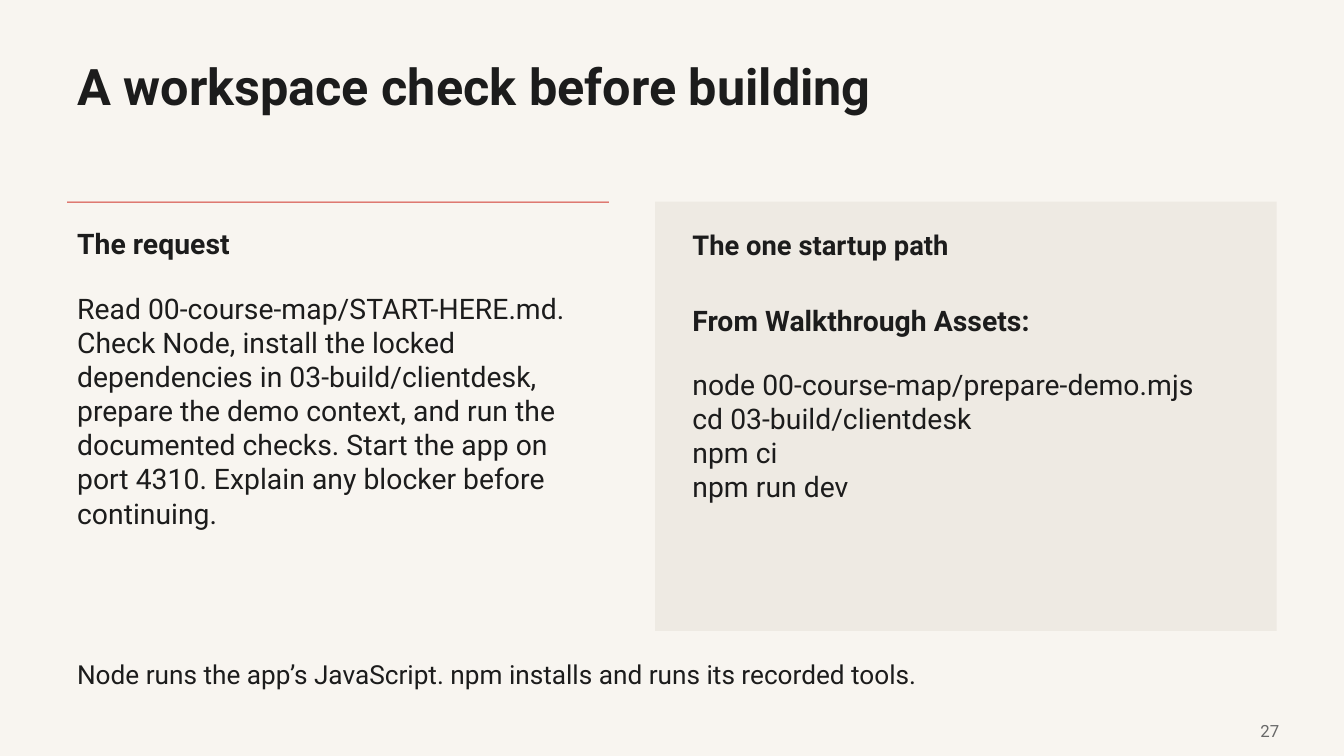
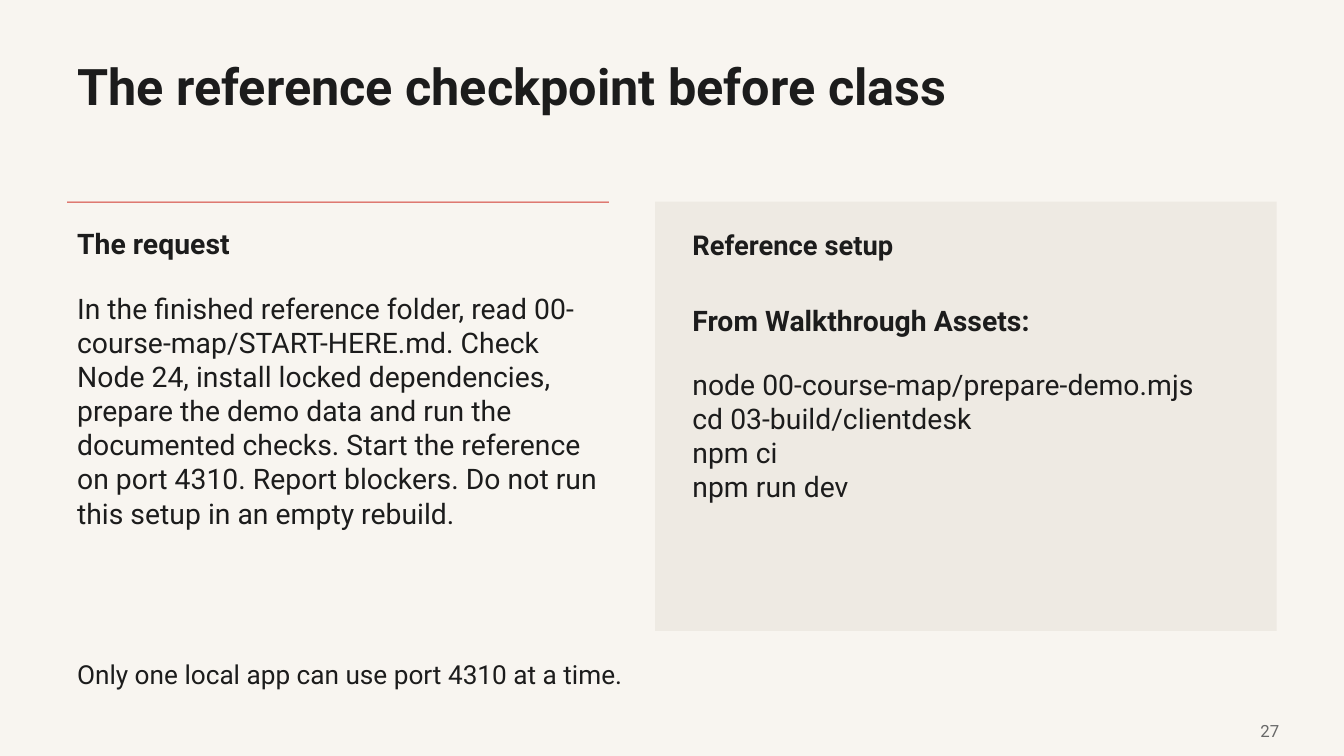
Before and after one commit to promptadvisers/claude-code-next-steps, a slide deck: slide 27 of slides/ClientDesk_Course_End_to_End.pptx. Drawn at 1344x756 pixels with LibreOffice and Linux fonts; fonts in the diff are those of the drawing. Boxes give left, top, right and bottom in pixels: in the first picture for what was removed or moved away, otherwise in the second. Text is boxed around its words. In the diff, an @@ line names an element or a change of style, - is before the commit and + after.

Commit message:
Revise course prompts and live checkpoints from independent Claude Desktop rehearsal

```diff
--- a/slides/ClientDesk_Course_End_to_End.pptx
+++ b/slides/ClientDesk_Course_End_to_End.pptx
@@ text at box(77, 66, 946, 116): text changed @@
-A workspace check before building
+The reference checkpoint before class
@@ text at box(692, 234, 894, 261): text changed @@
-The one startup path
+Reference setup
@@ text at box(77, 297, 597, 530): text changed @@
-Read 00-course-map/START-HERE.md. Check Node, install the locked dependencies in 03-build/clientdesk, prepare the demo context, and run the documented checks. Start the app on port 4310. Explain any blocker before continuing.
+In the finished reference folder, read 00-course-map/START-HERE.md. Check Node 24, install locked dependencies, prepare the demo data and run the documented checks. Start the reference on port 4310. Report blockers. Do not run this setup in an empty rebuild.
@@ text at box(77, 664, 622, 690): text changed @@
-Node runs the app’s JavaScript. npm installs and runs its recorded tools.
+Only one local app can use port 4310 at a time.
```
Also in this commit, not shown: 11 other slides changed, 16 other files.
